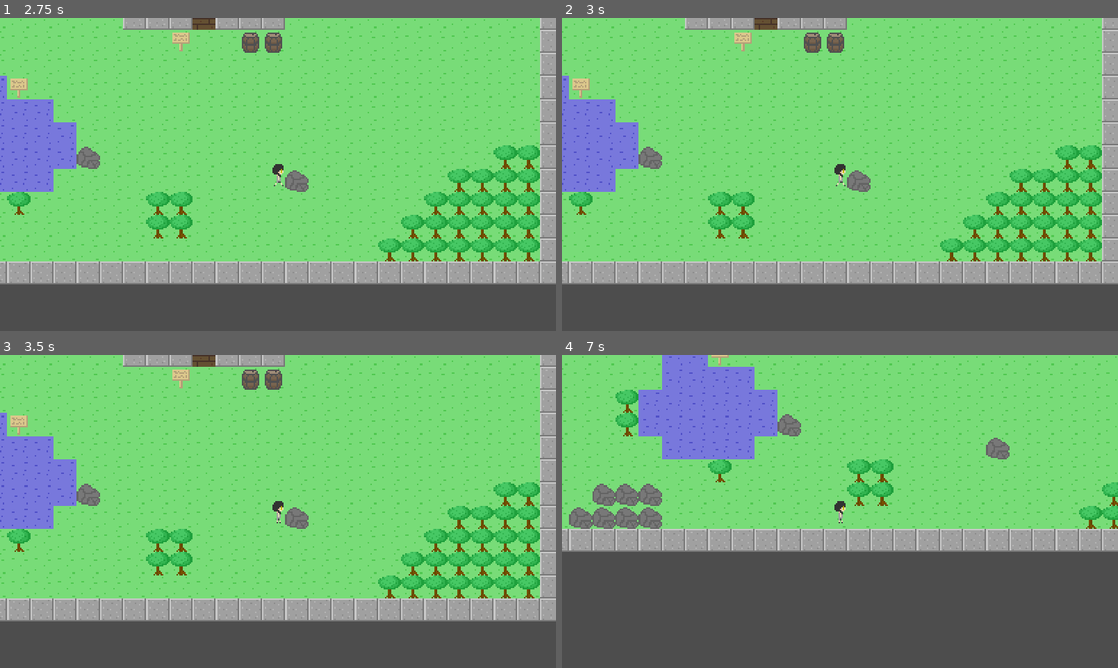
Above: before the commit, frames 1-4 (two rows, left to right).
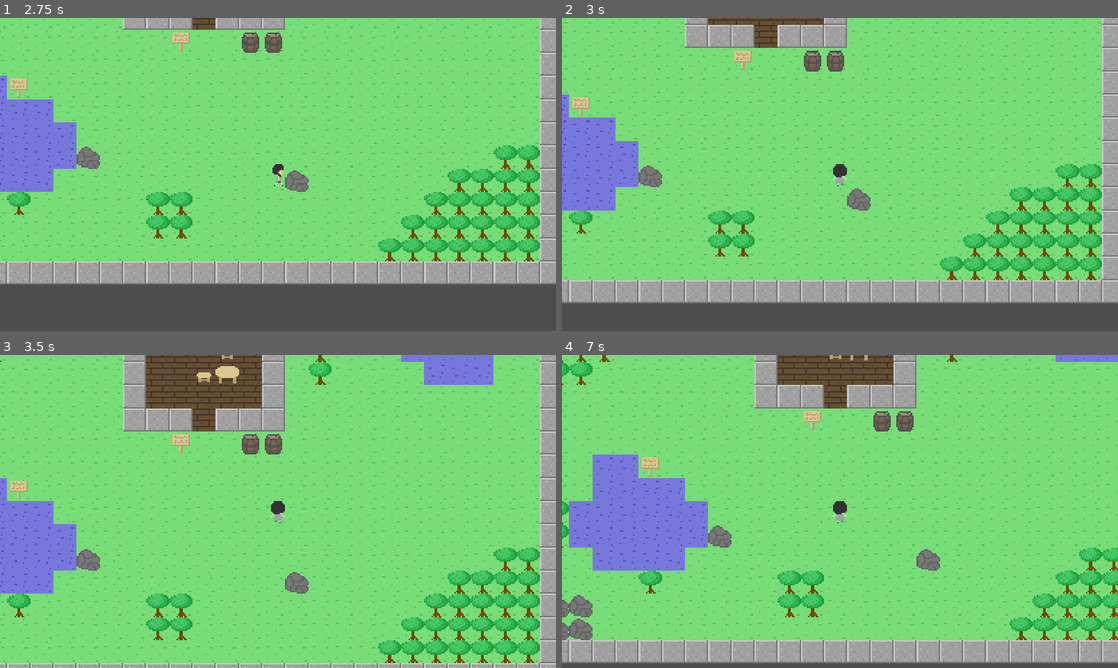
Above: after the commit, the same moments.

Repository: ktmage/test_game
Game: Godot game, scene res://main.tscn
Two runs of this game, one before a commit and one after it. Both use one fixed random seed, a clock stepped at 60 frames per second and the inputs below.
Inputs:
- Up to frame 1 (2.75 s): tap Enter at 0.5 s; hold D (right) 0.53-1.28 s; hold S (down) 1.28-2.03 s; hold D (right) from 2.03 s (still down)
- Up to frame 2 (3 s): tap Space at 2.75 s; release D (right) at 2.78 s; hold Up (ui_up) from 2.78 s (still down)
- Up to frame 3 (3.5 s): keep holding Up (ui_up)
- Up to frame 4 (7 s): release Up (ui_up) at 3.53 s; hold A (left) 3.53-5.03 s; hold S (down) 5.03-5.78 s; hold D (right) 5.78-6.53 s; hold Up (ui_up) from 6.53 s (still down)

Frame 1 is identical in both runs. In frame 2, 28% of the frame differs, in the area x 0-100%, y 0-92%; in frame 3, 46%; in frame 4, 64%, in the area x 0-100%, y 0-99%.

Commit message:
[fix] : player.gdの修正
Input.get_vector()に指定するactionを正しいものに修正しました。

Diff:
--- a/player.gd
+++ b/player.gd
@@ -14,7 +14,7 @@
 
 func _physics_process(delta):
 	#操作からvelocityに反映
-	velocity = Input.get_vector("left","right","up","down")
+	velocity = Input.get_vector("ui_left","ui_right","ui_up","ui_down")
 
 	#斜め速度を補正
 	if velocity.length() > 0:
